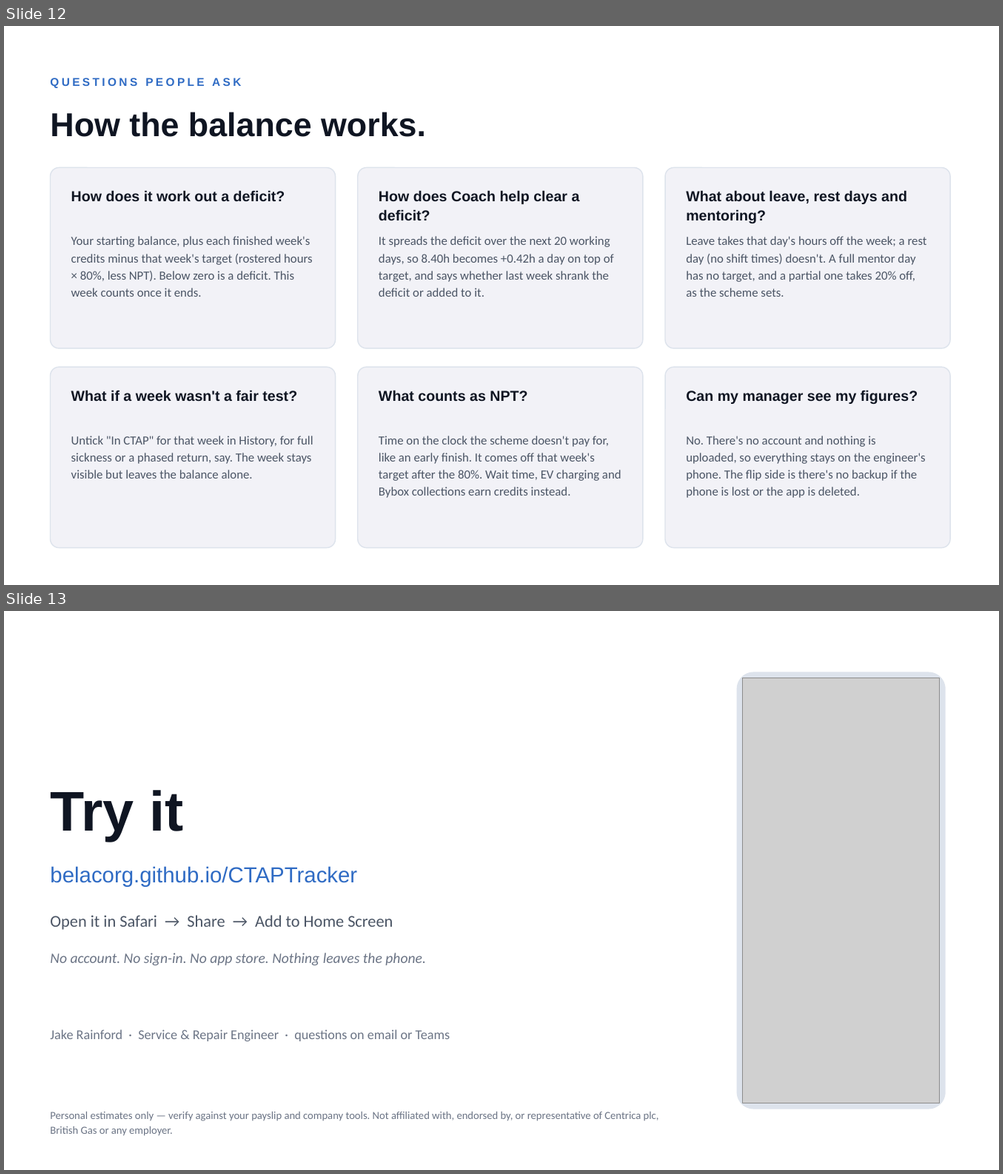
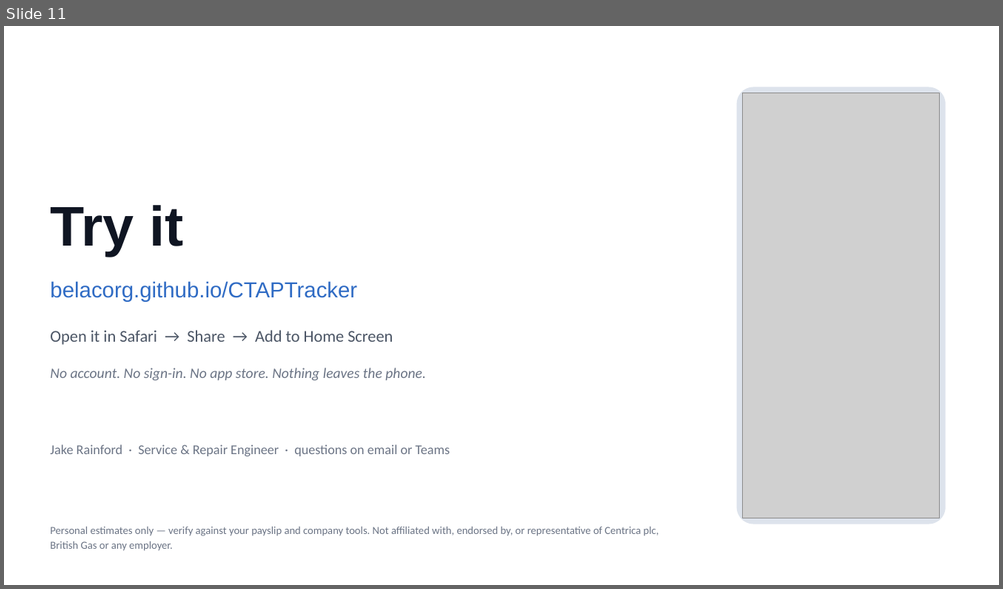
Before and after one commit to belacorg/CTAPTracker, a slide deck: docs/presentation/CTAP-Tracker.pptx. Shown one above the other, each under a label of ours: slides 12 and 13 before the commit, slide 11 after it. The pictures are 1003x1174 and 1003x589 pixels, drawn with LibreOffice and Linux fonts; fonts in the diff are those of the drawing; grey boxes stand for pictures. Boxes give left, top, right and bottom in pixels: in the first picture for what was removed or moved away, otherwise in the second. Text is boxed around its words. In the diff, an @@ line names an element or a change of style, - is before the commit and + after.

```diff
--- a/docs/presentation/CTAP-Tracker.pptx
+++ b/docs/presentation/CTAP-Tracker.pptx
@@ slide 12 removed at (4,26,999,585), background #FFFFFF @@
@@ text removed at (50,78,241,88) @@
-QUESTIONS PEOPLE ASK
@@ text removed at (50,112,426,137) @@
-How the balance works.
@@ rounded rectangle removed at (51,168,336,349) @@
@@ rounded rectangle removed at (358,168,643,349) @@
@@ rounded rectangle removed at (665,168,950,349) @@
@@ text removed at (71,190,285,202) @@
-How does it work out a deficit?
@@ text removed at (378,190,580,221) @@
-How does Coach help clear a deficit?
@@ text removed at (686,190,907,224) @@
-What about leave, rest days and mentoring?
@@ text removed at (71,236,313,297) @@
-Your starting balance, plus each finished week's credits minus that week's target (rostered hours × 80%, less NPT). Below zero is a deficit. This week counts once it ends.
@@ text removed at (378,236,614,297) @@
-It spreads the deficit over the next 20 working days, so 8.40h becomes +0.42h a day on top of target, and says whether last week shrank the deficit or added to it.
@@ text removed at (686,236,927,297) @@
-Leave takes that day's hours off the week; a rest day (no shift times) doesn't. A full mentor day has no target, and a partial one takes 20% off, as the scheme sets.
@@ rounded rectangle removed at (51,368,336,548) @@
@@ rounded rectangle removed at (358,368,643,548) @@
@@ rounded rectangle removed at (665,368,950,548) @@
@@ text removed at (71,390,297,402) @@
-What if a week wasn't a fair test?
@@ text removed at (378,390,527,402) @@
-What counts as NPT?
@@ text removed at (686,390,917,404) @@
-Can my manager see my figures?
@@ text removed at (71,436,313,479) @@
-Untick "In CTAP" for that week in History, for full sickness or a phased return, say. The week stays visible but leaves the balance alone.
@@ text removed at (378,436,621,498) @@
-Time on the clock the scheme doesn't pay for, like an early finish. It comes off that week's target after the 80%. Wait time, EV charging and Bybox collections earn credits instead.
@@ text removed at (686,436,925,498) @@
-No. There's no account and nothing is uploaded, so everything stays on the engineer's phone. The flip side is there's no backup if the phone is lost or the app is deleted.
@@ what was slide 13 is now slide 11 @@
```
Also in this commit, not shown: 1 other slide removed.
